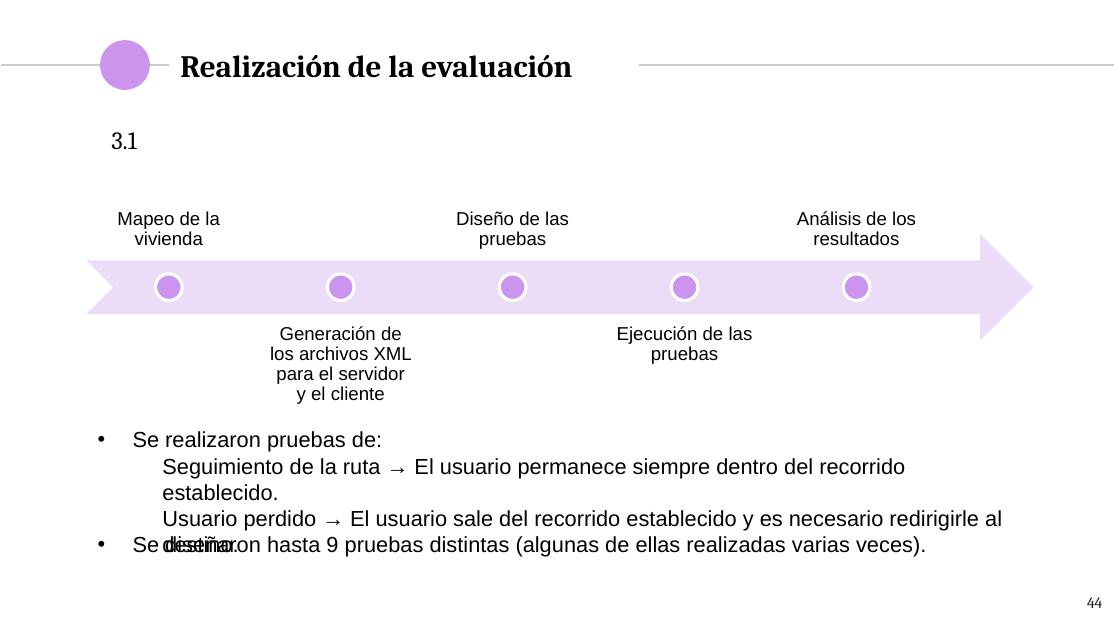
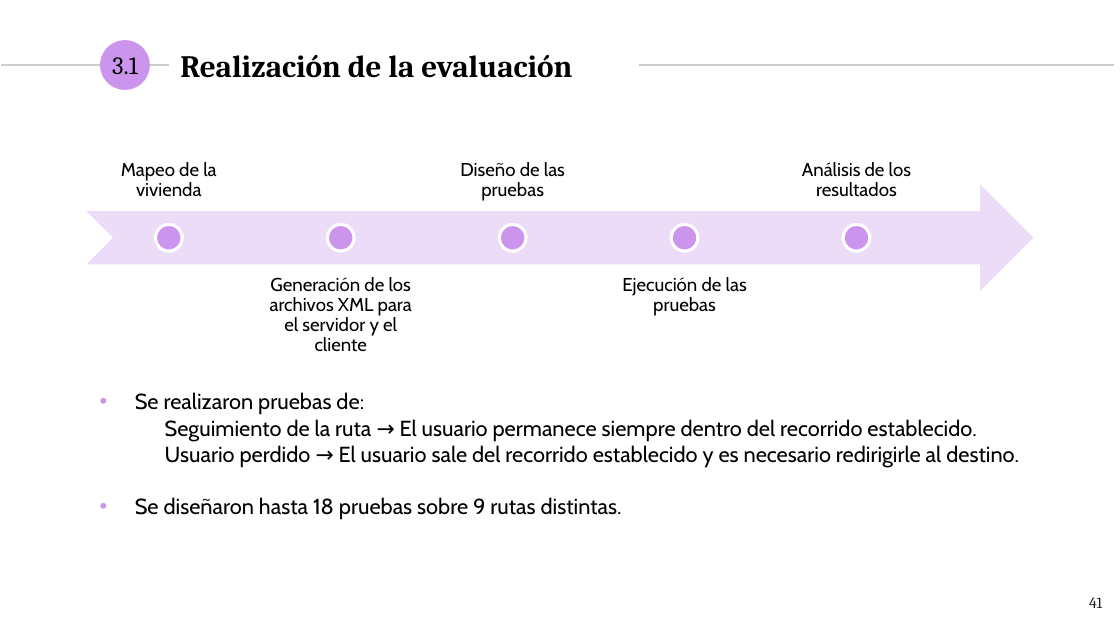
Before and after one commit to NILGroup/TFG-1920-DiscapacidadVisual, a slide deck: slide 41 of Defensa/Viola · SlidesCarnival_DiaposBelen.pptx (slide 44 before the commit). Drawn at 1120x630 pixels with LibreOffice and Linux fonts; fonts in the diff are those of the drawing. Boxes give left, top, right and bottom in pixels: in the first picture for what was removed or moved away, otherwise in the second. Text is boxed around its words. In the diff, an @@ line names an element or a change of style, - is before the commit and + after.

```diff
--- a/Defensa/Viola · SlidesCarnival_DiaposBelen.pptx
+++ b/Defensa/Viola · SlidesCarnival_DiaposBelen.pptx
@@ text "3.1": place and size @@
-text "3.1" at box(111, 132, 137, 149)
+text "3.1" at box(112, 57, 138, 74)
@@ font Arial to Cabin in 6 elements at box(165, 419, 1019, 467), box(270, 277, 412, 352), box(121, 162, 216, 196), box(460, 162, 565, 201), box(622, 277, 747, 316), box(802, 162, 911, 197) @@
@@ 5 texts, 5 ellipses, 1 notched right arrow: place and size @@
-5 texts, 5 ellipses, 1 notched right arrow at box(86, 211, 1033, 404)
+5 texts, 5 ellipses, 1 notched right arrow at box(86, 162, 1033, 352)
@@ text "Se realizaron pruebas de:": place and size @@
-text "Se realizaron pruebas de:" at box(133, 431, 926, 557)
+text "Se realizaron pruebas de:" at box(135, 392, 622, 519)
@@ text at box(135, 392, 364, 415): font Arial to Cabin in "Se realizaron pruebas de:"; bullet colour #000000 to #CC95ED @@
@@ text "Seguimiento de la ruta → ...": place and size @@
-text "Seguimiento de la ruta → ..." at box(162, 458, 1002, 552)
+text "Seguimiento de la ruta → ..." at box(165, 419, 1019, 467)
@@ text at box(135, 497, 622, 519): text changed; font Arial to Cabin @@
-• Se diseñaron hasta 9 pruebas distintas (algunas de ellas realizadas varias veces).
+• Se diseñaron hasta 18 pruebas sobre 9 rutas distintas.
@@ page number at box(1089, 597, 1102, 608): text changed @@
-44
+41
```
Also in this commit, not shown: 11 other slides changed, 2 slides added, 1 other file.
